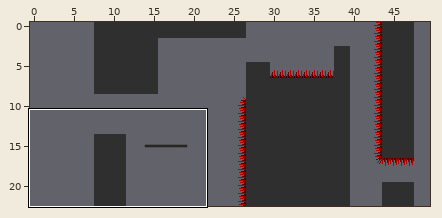
Two states of a Tiled map (JSON), Bin/Levels/Level_11.json. The first picture is a wide view before the edit; the outline marks the close-up.
Close-up. Earlier state:
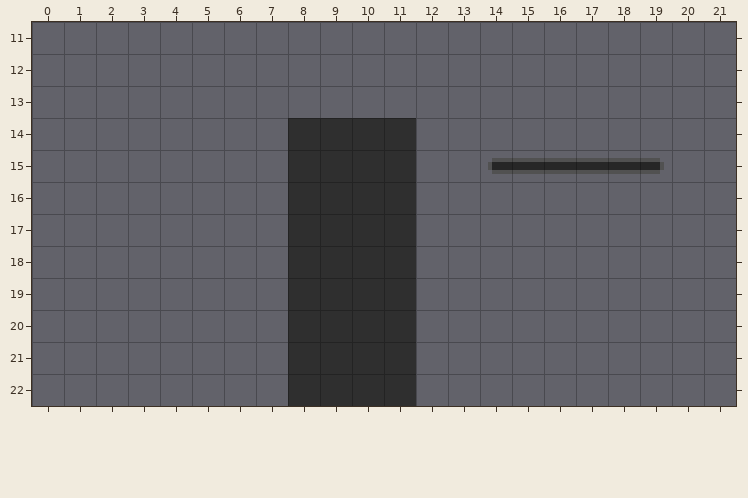
Cells are 8x8 px. Shown: x 0..21, y 11..22. The commit also changed other parts of the map, which this record leaves out. The old version is drawn lined up with the new one.
The result:
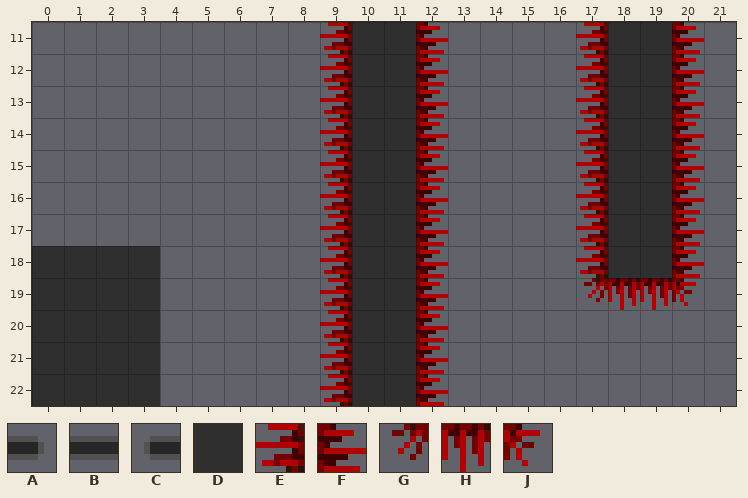
Key: from "passontileset": A 61, B 93, C 95, D 321, E 369, F 371, G 401, H 402, J 403.
_ is an empty cell, . an unchanged one.
What changed:
map size 40x23 -> 50x23 cells (old content now starts at 8,0; both pictures use the new coordinates)
--- layer "FG1"
@@ x 0..20 @@
-11 .........____....____
-12 .........____....____
-13 .........____....____
-14 ........DD.._....____
-15 ........DD.._.CBBBBA_
-16 ........DD.._....____
-17 ........DD.._....____
-18 ____....DD.._....____
-19 ____....DD.._....____
-20 ____....DD.._........
-21 ____....DD.._........
-22 ____....DD.._........
+11 .........EDDF....EDDF
+12 .........EDDF....EDDF
+13 .........EDDF....EDDF
+14 ........_E..F....EDDF
+15 ........_E..F.___EDDF
+16 ........_E..F....EDDF
+17 ........_E..F....EDDF
+18 DDDD...._E..F....EDDF
+19 DDDD...._E..F....GHHJ
+20 DDDD...._E..F........
+21 DDDD...._E..F........
+22 DDDD...._E..F........
Where, in picture pixels (left, top, right, bottom), the same in both close-ups:
changed: (288, 22, 448, 406)
changed: (488, 22, 704, 310)
added: (32, 246, 160, 406)
